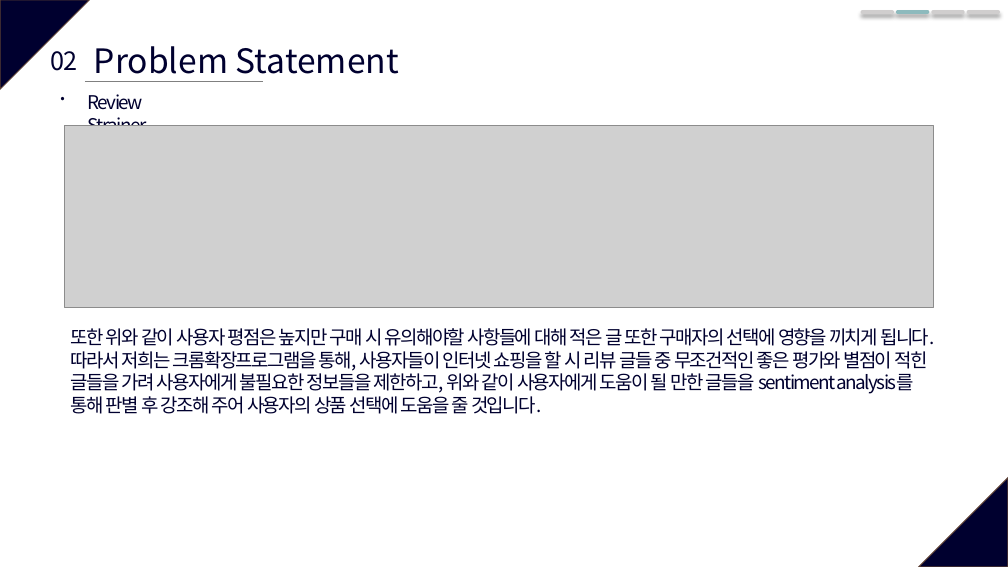
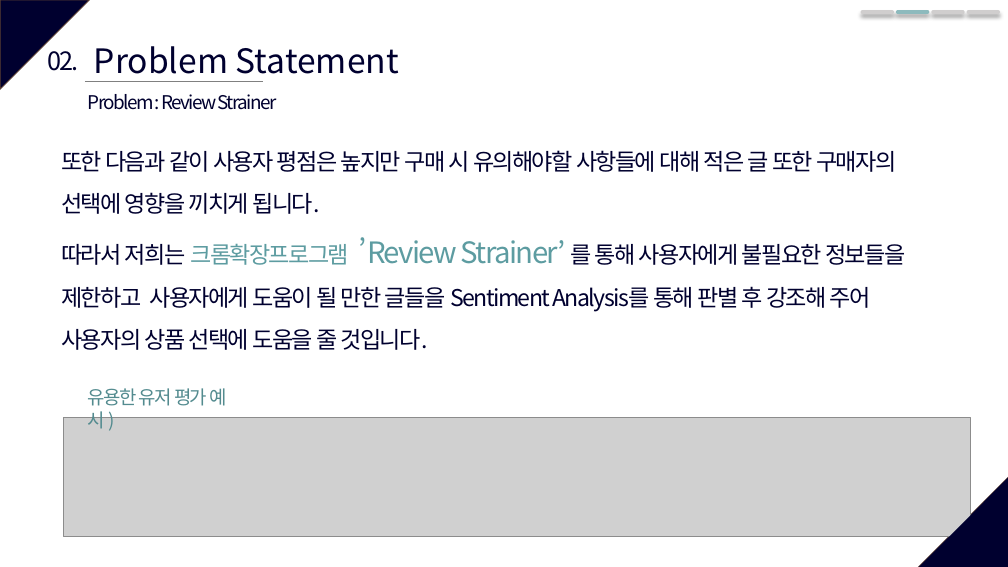
Before and after one commit to SWE-15-Team/Sentiment-Analysis-System, a slide deck: slide 6 of Checkpoint_1st.pptx. Drawn at 1008x567 pixels with LibreOffice and Linux fonts; fonts in the diff are those of the drawing; grey boxes stand for pictures. Boxes give left, top, right and bottom in pixels: in the first picture for what was removed or moved away, otherwise in the second. Text is boxed around its words. In the diff, an @@ line names an element or a change of style, - is before the commit and + after.

```diff
--- a/Checkpoint_1st.pptx
+++ b/Checkpoint_1st.pptx
@@ text "02." rewrapped from bbox=[51, 51, 77, 71] to bbox=[47, 51, 79, 71] @@
@@ text at bbox=[88, 94, 276, 110]: text changed @@
-Review Strainer
+Problem : Review Strainer
@@ text at bbox=[61, 150, 905, 350]: text changed; size 18 to 22 pt @@
-또한 위와 같이 사용자 평점은 높지만 구매 시 유의해야할 사항들에 대해 적은 글 또한 구매자의 선택에 영향을 끼치게 됩니다.
-따라서 저희는 크롬확장프로그램을 통해, 사용자들이 인터넷 쇼핑을 할 시 리뷰 글들 중 무조건적인 좋은 평가와 별점이 적힌 글들을 가려 사용자에게 불필요한 정보들을 제한하고, 위와 같이 사용자에게 도움이 될 만한 글들을 sentiment analysis를 통해 판별 후 강조해 주어 사용자의 상품 선택에 도움을 줄 것입니다.
+또한 다음과 같이 사용자 평점은 높지만 구매 시 유의해야할 사항들에 대해 적은 글 또한 구매자의 선택에 영향을 끼치게 됩니다.
+따라서 저희는 크롬확장프로그램 ’Review Strainer’ 를 통해 사용자에게 불필요한 정보들을 제한하고 사용자에게 도움이 될 만한 글들을 Sentiment Analysis를 통해 판별 후 강조해 주어 사용자의 상품 선택에 도움을 줄 것입니다.
@@ text added at bbox=[88, 388, 226, 429], 18 pt, text #538B8F @@
+유용한 유저 평가 예시 )
@@ picture: place and size @@
-picture at bbox=[65, 125, 933, 307]
+picture at bbox=[63, 417, 970, 537]
@@ right triangle added at bbox=[918, 477, 1008, 567], fill #00002F @@
```
Also in this commit, not shown: 9 other slides changed, 9 slides added, 2 slides removed, 1 other file.
